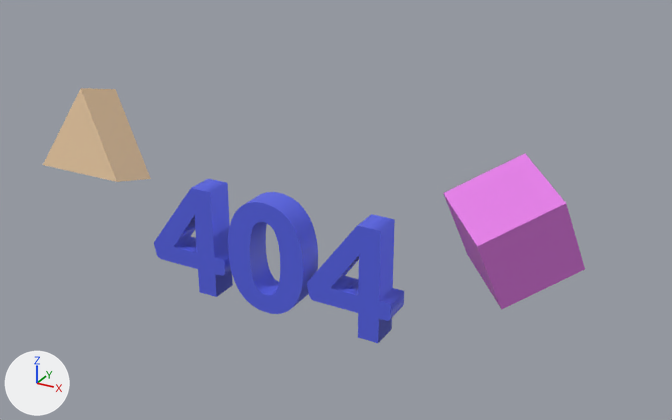
Renders of the glTF model geocafe/src/course/js/models/404.gltf from each side of a commit.
Before and after are seen from a camera (50 mm lens) standing at (2.56, -3.87, 2.71) and looking at (0.3, 0.24, 0.65). The axes (+X, +Y, +Z) are drawn at lower left. The lights are the same throughout. The first picture is the older version. Where no turn or scale is listed for an object, it has been applied to the vertices.
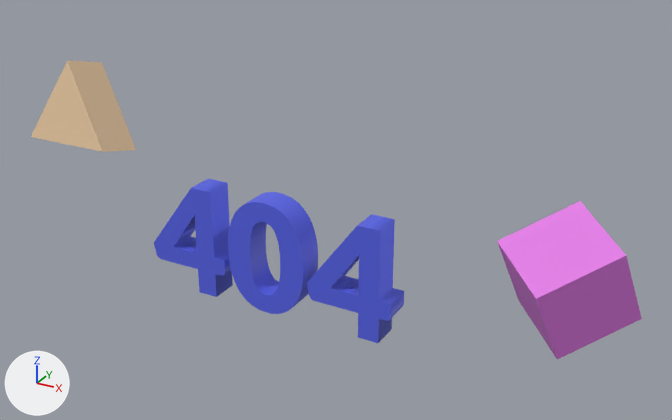
Scene script edits in JSON lines:
```json
{"op": "set", "path": "ob_plane.location", "old": "(0.033, 0.342, 0.053)", "new": "(-0.142, 0.437, 0.172)"}
{"op": "set", "path": "ob_cube.location", "old": "(1.321, 0.18, 0.777)", "new": "(1.615, 0.18, 0.582)"}
```

What differs and where, as boxes [x1, y1, x2, y2] in the pictures (672 x 420 px):
```json
{"object": "Cube", "change": "moved", "before": [443, 154, 585, 310], "after": [497, 201, 642, 359]}
{"object": "Plane", "change": "moved", "before": [43, 88, 151, 182], "after": [31, 60, 136, 152]}
```
